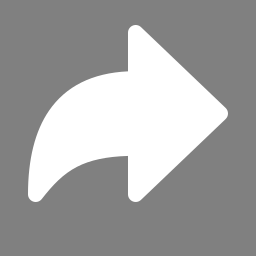
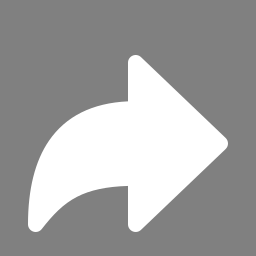
Layer changes from the first 256×256 image to the second:
added layer "Schwebende Ebene" above "arrow-redo.png" over [28, 55, 228, 232]
painted on "arrow-redo.png" over [28, 25, 228, 202]
